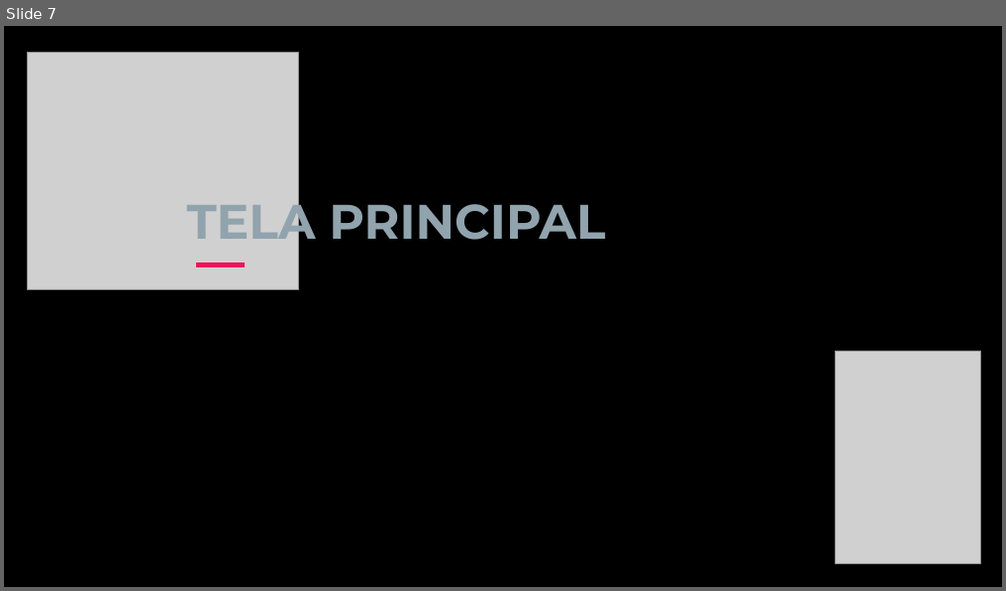
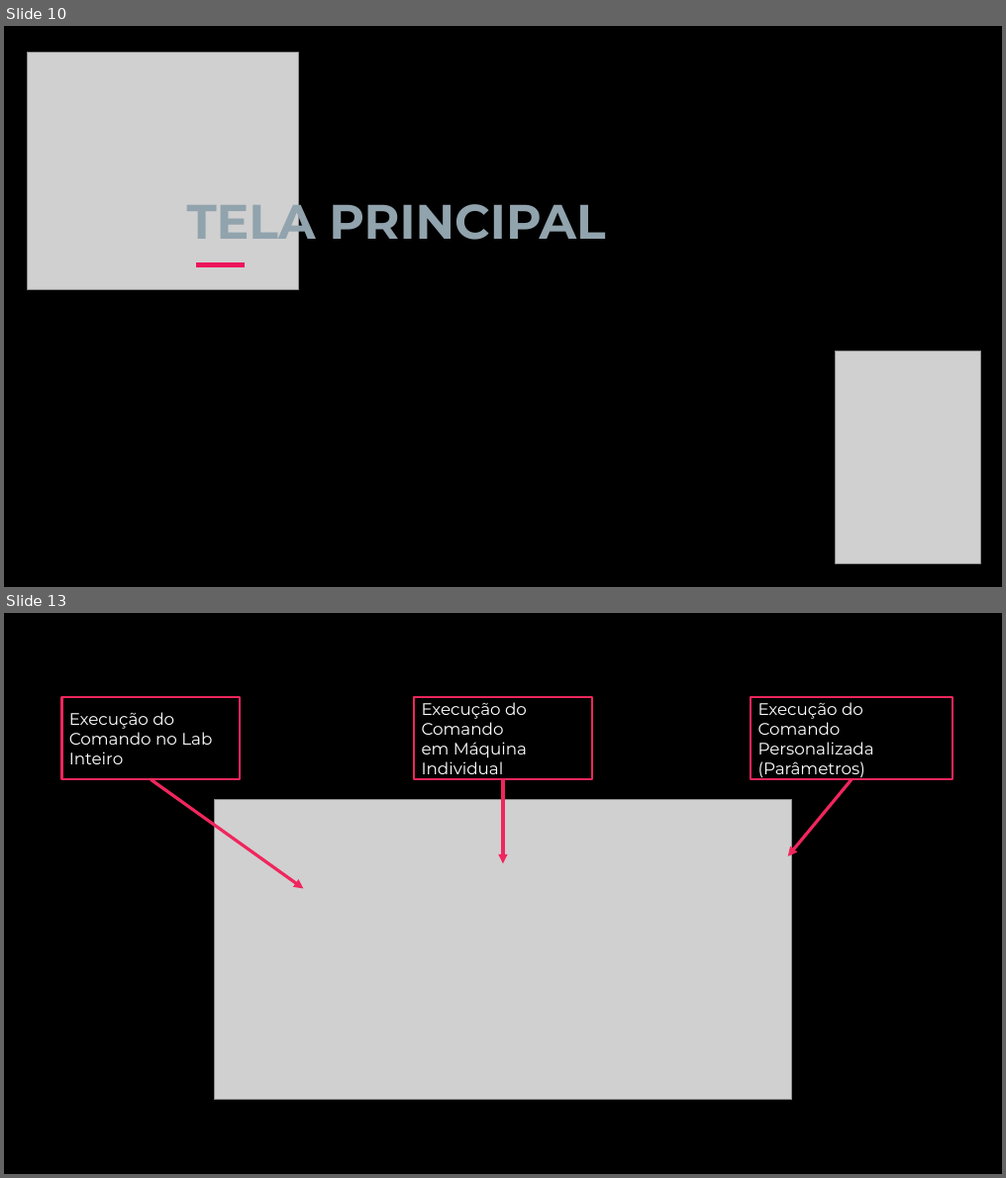
Before and after one commit to ryanbritodev/bats-fiap, a slide deck: ajuda/AutoLab.pptx. Shown one above the other, each under a label of ours: slide 7 before the commit, slides 10 and 13 after it; the slides between them are not shown. The pictures are 1006x591 and 1006x1178 pixels, drawn with LibreOffice and Linux fonts; fonts in the diff are those of the drawing; grey boxes stand for pictures; background and template pictures are left out. Boxes give left, top, right and bottom in pixels: in the first picture for what was removed or moved away, otherwise in the second. Text is boxed around its words. In the diff, an @@ line names an element or a change of style, - is before the commit and + after.

```diff
--- a/ajuda/AutoLab.pptx
+++ b/ajuda/AutoLab.pptx
@@ slide 13 added at [4,613,1002,1174], background picture (left out) @@
@@ rectangle added at [61,697,240,779], outline #F0265D 2.25 pt, 16 pt, text #FFFFFF @@
+Execução do Comando no Lab Inteiro
@@ rectangle added at [414,697,592,779], outline #F0265D 2.25 pt, 16 pt, text #FFFFFF @@
+Execução do Comando
+em Máquina Individual
@@ rectangle added at [750,697,952,779], outline #F0265D 2.25 pt, 16 pt, text #FFFFFF @@
+Execução do Comando Personalizada (Parâmetros)
@@ arrow added from (151, 780) to (303, 888), #F0265D 3 pt @@
@@ arrow added from (503, 780) to (503, 863), #F0265D 3 pt @@
@@ arrow added from (851, 780) to (788, 857), #F0265D 3 pt @@
@@ picture added at [214,799,792,1100] @@
@@ what was slide 7 is now slide 10 @@
```
Also in this commit, not shown: 3 slides changed, 12 other slides added, 3 slides removed.
